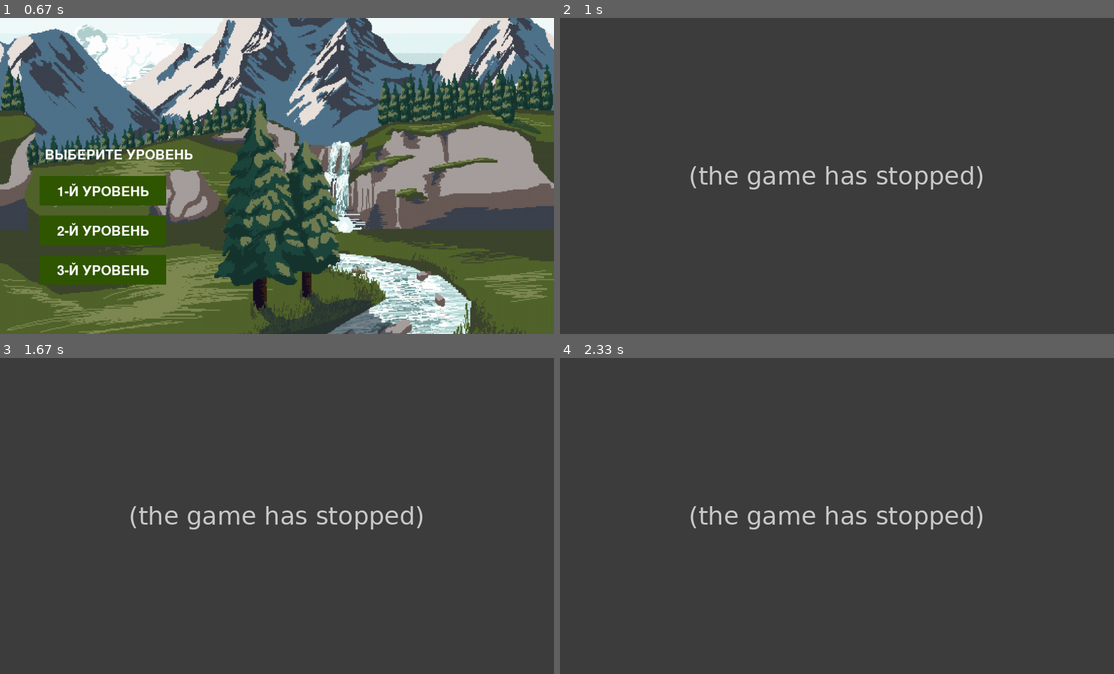
Above: before the commit, frames 1-4 (two rows, left to right).
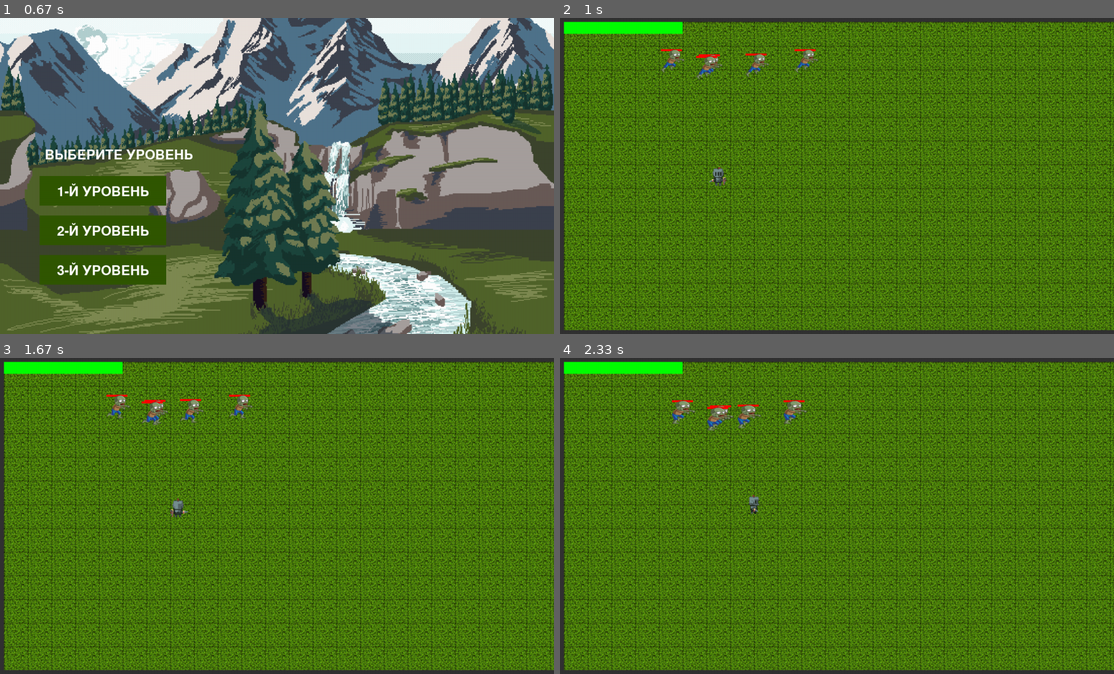
Above: after the commit, the same moments.

Repository: torban22/Pygame_progect
Game: pygame game, started from pg_pr.py
Same seed, same stepped clock (60 frames per second), same inputs: the game is played once before the commit and once after it.
Inputs (mouse positions are in pixels of both pictures, inside the frame that each line leads up to):
- Up to frame 1 (0.67 s): click (277, 236) at 0.38 s
- Up to frame 2 (1 s): click (665, 188) at 0.72 s
- Up to frame 3 (1.67 s): hold Right 1-1.47 s; hold Up from 1.5 s (still down)
- Up to frame 4 (2.33 s): release Up at 1.8 s; hold Right 1.83-2.3 s

Frame 1 is identical in both runs. In frame 2, 97% of the frame differs, in the area x 0-100%, y 1-99%; in frame 3, 97%; in frame 4, 97%.
Error before the commit: NameError: name 'maso' is not defined (pg_pr.py line 238); the game stopped at 0.72 s (later frames are placeholders)

Commit message:
Add files via upload

Diff:
--- a/pg_pr.py
+++ b/pg_pr.py
@@ -1,11 +1,3 @@
-# Сделал волны в зависимости от уровня если 1 то одна волна если 2 то две волны и тд, волны идут по 5 зомби
-#  Рекорд не выводится на 2 и 3 уровнях
-# класс босса прописал на скорую руку, вроде работае +- (только поправить урон) правда выводится он только в первой волне, при встрече обговорим как игде его выводить
-
-
-
-
-
 import pygame
 import os
 import time
@@ -14,6 +6,7 @@
 from random import randint
 
 from start_screens import *
+
 
 
 def load_image(gif_file_path):
@@ -54,6 +47,7 @@
 
     def render(self, screen):
         id = load_image(os.path.join('images', 'enemy',  'grass.png'))
+        #id1 = load_image(os.path.join('images', 'enemy',  'ships.png'))
         for y in range(self.height):
             for x in range(self.width):
                 pygame.draw.rect(screen, pygame.Color(255, 255, 255), (
@@ -82,7 +76,6 @@
     from boss import *
 
     boss = Boss()
-
     n0 = 0
     n1 = 1
     n2 = 2
@@ -117,6 +110,7 @@
     vrag15 = Vrag(n15)
 
     spis_zomb = [vrag1, vrag2, vrag3, vrag4, vrag5]
+    maso = [[vrag1, vrag2, vrag3, vrag4, vrag5], [vrag6, vrag7, vrag8, vrag9, vrag0], [boss]]
     step = 10
 
     volna = 0
@@ -226,10 +220,18 @@
         '''for i in range(LEVEL):
             maso.append(spis_zomb)'''
 
+
+
+
+        '''enem = pygame.sprite.spritecollideany(player.sword, maso[volna])
+        print(enem)
+        if enem and player.attack:
+            print(111111111)
+            enem.get_hurt()'''
+
         if volna == LEVEL:
             win_screen()
             see_points()
-
 
         kills = 0
         print(f'килы {kills}')
@@ -255,173 +257,3 @@
         pygame.display.flip()
         clock.tick(10)
     pygame.quit()
-"""
-import pygame
-import os
-import time
-import sys
-from PIL import Image
-from random import randint
-
-from PIL.ImageChops import offset
-from start_screens import *
-
-
-def load_image(gif_file_path):
-    ret = []
-    gif = Image.open(gif_file_path)
-    for frame_index in range(gif.n_frames):
-        gif.seek(frame_index)
-        frame_rgba = gif.convert("RGBA")
-        pygame_image = pygame.image.fromstring(
-            frame_rgba.tobytes(), frame_rgba.size, frame_rgba.mode)
-        ret.append(pygame_image)
-    return ret
-
-def load_im(name, colorkey=None):
-    fullname = os.path.join('images', name)
-    if not os.path.isfile(fullname):
-        print(f"Файл с изображением '{fullname}' не найден")
-        sys.exit()
-    image = pygame.image.load(fullname)
-    return image
-
-
-class Board:
-    # создание поля
-    def __init__(self, width, height):
-        self.width = width
-        self.height = height
-        self.board = [[0] * width for _ in range(height)]
-        self.left = 10
-        self.top = 10
-        self.cell_size = 60
-
-    # настройка внешнего вида
-    def set_view(self, left, top, cell_size):
-        self.left = left
-        self.top = top
-        self.cell_size = cell_size
-
-    def render(self, screen):
-        id = load_image(os.path.join('images', 'enemy',  'grass.png'))
-        for y in range(self.height):
-            for x in range(self.width):
-                pygame.draw.rect(screen, pygame.Color(255, 255, 255), (
-                    x * self.cell_size + self.left, y * self.cell_size + self.top,
-                    self.cell_size, self.cell_size), 1)
-                if self.board[y][x] == 0:
-                    screen.blit(id[0], (
-                        x * self.cell_size + self.left, y * self.cell_size + self.top,
-                        self.cell_size, self.cell_size))
-
-
-
-if __name__ == '__main__':
-    global size, screen
-    pygame.init()
-
-    start_screen()
-    second_screen()
-
-    from pg_enemy import *
-
-    #vrag = Vrag(n, enemies)
-
-    vrag1 = Vrag()
-    vrag2 = Vrag()
-    vrag3 = Vrag()
-    vrag4 = Vrag()
-    #vrag5 = Vrag()
-    spis_zomb = [vrag1, vrag2, vrag3, vrag4]
-    step = 10
-    board = Board(25, 13)
-    running = True
-    board.render(screen)
-    count = 0
-    while running:
-
-        for event in pygame.event.get():
-            ch = 0
-            for elem in spis_zomb:
-                if ch >= 1:
-                    break
-                if event.type == pygame.QUIT:
-                    #running = False
-                    terminate()
-                # пи вызове события урон получают оба позже изменю
-                elif event.type == pygame.USEREVENT:
-                    print('uservent')
-                    if player.attack and jisn_igr >= 0:
-
-                        #elem.get_hurt()
-
-                        spis_zomb[elem.num - 1].health -= uron_igr
-                        print(spis_zomb[elem.num - 1].health)
-                        print(elem.num - 1)
-                        print(spis_zomb)
-                    player.get_hurt()
-                    if player.health <= 0:
-                        lose_screen()
-                        see_points()
-                        running = False
-                    if spis_zomb[elem.num - 1].health <= 0:
-                        '''win_screen()
-                        see_points()
-                        running = False'''
-                        spis_zomb.remove(spis_zomb[elem.num - 1])
-                        elem.num = len(spis_zomb)
-                        print(elem.num)
-                        #elem.jisn = False
-                        #count += 1
-                    ch += 1
-                if len(spis_zomb) == 0:
-                    win_screen()
-                    see_points()
-                    running = False
-
-            if event.type == pygame.MOUSEBUTTONDOWN and player.attack is False:
-                player.attack = True
-                player.step = 0
-        userInput = pygame.key.get_pressed()
-        if userInput[pygame.K_UP]:
-            player.y -= val
-            player.right = False
-            player.left = False
-            player.up = True
-            player.down = False
-        if userInput[pygame.K_LEFT]:
-            player.x -= val
-            player.right = False
-            player.left = True
-            player.up = False
-            player.down = False
-        if userInput[pygame.K_RIGHT]:
-            player.x += val
-            player.right = True
-            player.left = False
-            player.up = False
-            player.down = False
-        if userInput[pygame.K_DOWN]:
-            player.y += val
-            player.right = False
-            player.left = False
-            player.up = False
-            player.down = True
-        if userInput[pygame.K_UP] or userInput[pygame.K_DOWN] or userInput[pygame.K_RIGHT] or userInput[pygame.K_LEFT]:
-            player.move = True
-        else:
-            player.move = False
-
-        screen.fill((50, 50, 50))
-        #all_sprites.update()
-        board.render(screen)
-        player.draw()
-        for elem in spis_zomb:
-            ind1 = spis_zomb.index(elem)
-            print(f'индекс нарисованного {ind1}')
-            elem.draw(ind1)
-        screen.blit(player.imp, (player.x, player.y))
-        pygame.display.flip()
-        clock.tick(10)
-    pygame.quit()"""
